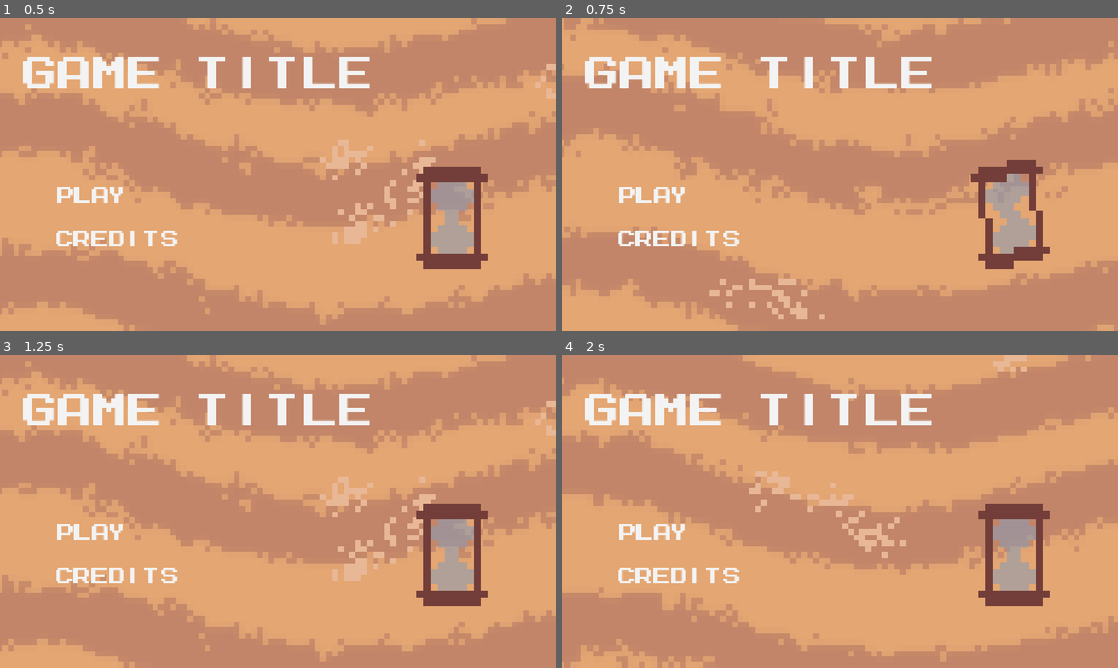
Above: before the commit, frames 1-4 (two rows, left to right).
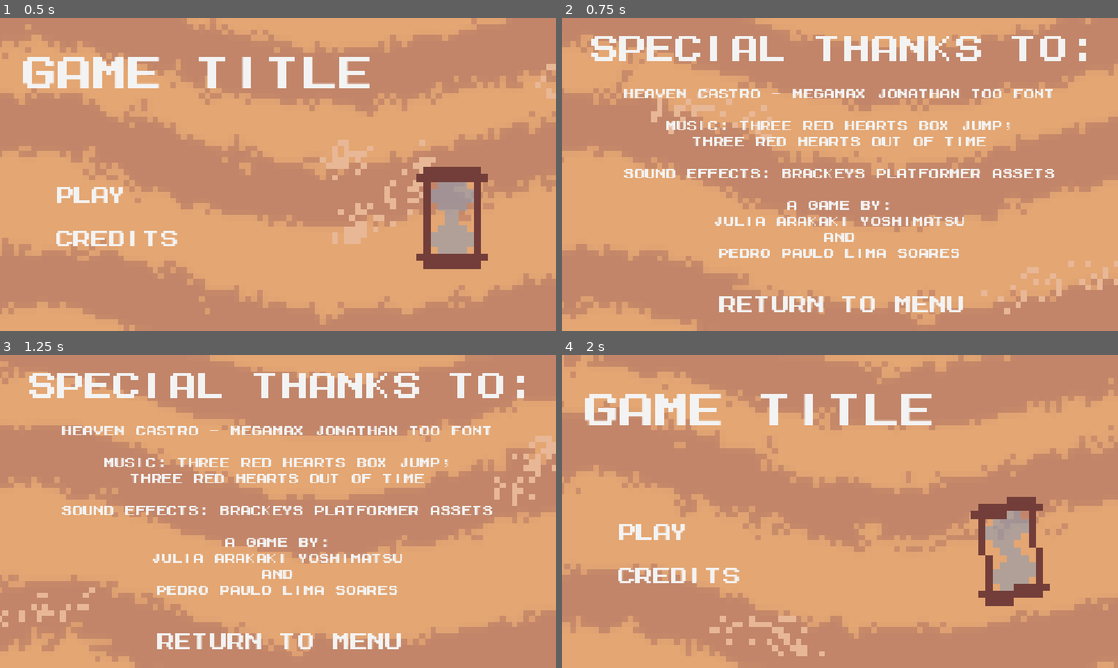
Above: after the commit, the same moments.

Repository: Pedso18/GMTK2026_JUPE
Game: Godot game, scene res://scenes/startMenu.tscn
The game is run twice, just before and just after one commit, with the same random seed, the same clock (stepped at 60 frames per second) and the same inputs. Sound files missing from this copy of the repository are replaced by a short silence.
Inputs (mouse positions are in pixels of both pictures, inside the frame that each line leads up to):
- Up to frame 1 (0.5 s): no input
- Up to frame 2 (0.75 s): click "Credits" at 0.5 s
- Up to frame 3 (1.25 s): no input
- Up to frame 4 (2 s): click (834, 646) at 1.25 s, where only the run after the commit has a clickable "Return to Menu"

Frame 1 is identical in both runs. In frame 2, 39% of the frame differs, in the area x 0-100%, y 0-100%; in frame 3, 26%; in frame 4, 36%.

Commit message:
brilho adicionado para destacar os baldes

Diff:
--- /dev/null
+++ b/scenes/creditsScreen.tscn
@@ -0,0 +1,151 @@
+[gd_scene format=3 uid="uid://cepadmwjibrv"]
+
+[ext_resource type="Texture2D" uid="uid://clmhvwl15npnw" path="res://sprites/sandBackground.png" id="1_i4786"]
+[ext_resource type="FontFile" uid="uid://d3fufqskmjou1" path="res://MegamaxJonathanToo-YqOq2.ttf" id="2_iimxu"]
+[ext_resource type="Script" uid="uid://d3i1ql0y830ml" path="res://scripts/creditsScreen.gd" id="3_i4786"]
+
+[sub_resource type="AtlasTexture" id="AtlasTexture_kex4t"]
+atlas = ExtResource("1_i4786")
+region = Rect2(0, 0, 128, 64)
+
+[sub_resource type="AtlasTexture" id="AtlasTexture_jf84i"]
+atlas = ExtResource("1_i4786")
+region = Rect2(128, 0, 128, 64)
+
+[sub_resource type="AtlasTexture" id="AtlasTexture_bn6oj"]
+atlas = ExtResource("1_i4786")
+region = Rect2(256, 0, 128, 64)
+
+[sub_resource type="AtlasTexture" id="AtlasTexture_om28l"]
+atlas = ExtResource("1_i4786")
+region = Rect2(384, 0, 128, 64)
+
+[sub_resource type="AtlasTexture" id="AtlasTexture_ro2bu"]
+atlas = ExtResource("1_i4786")
+region = Rect2(512, 0, 128, 64)
+
+[sub_resource type="AtlasTexture" id="AtlasTexture_1wdl3"]
+atlas = ExtResource("1_i4786")
+region = Rect2(640, 0, 128, 64)
+
+[sub_resource type="SpriteFrames" id="SpriteFrames_ckbq5"]
+animations = [{
+"frames": [{
+"duration": 1.0,
+"texture": SubResource("AtlasTexture_kex4t")
+}, {
+"duration": 1.0,
+"texture": SubResource("AtlasTexture_jf84i")
+}, {
+"duration": 1.0,
+"texture": SubResource("AtlasTexture_bn6oj")
+}, {
+"duration": 1.0,
+"texture": SubResource("AtlasTexture_om28l")
+}, {
+"duration": 1.0,
+"texture": SubResource("AtlasTexture_ro2bu")
+}, {
+"duration": 1.0,
+"texture": SubResource("AtlasTexture_1wdl3")
+}],
+"loop": 1,
+"name": &"default",
+"speed": 7.0
+}]
+
+[sub_resource type="LabelSettings" id="LabelSettings_vgkt6"]
+font = ExtResource("2_iimxu")
+font_size = 80
+font_color = Color(0.9529003, 0.9529003, 0.9529003, 1)
+
+[sub_resource type="LabelSettings" id="LabelSettings_8lv2o"]
+font = ExtResource("2_iimxu")
+font_size = 30
+font_color = Color(0.9529003, 0.9529003, 0.9529003, 1)
+
+[sub_resource type="LabelSettings" id="LabelSettings_b7irm"]
+font = ExtResource("2_iimxu")
+font_size = 50
+font_color = Color(0.9529003, 0.9529003, 0.9529003, 1)
+
+[node name="CreditsScreen" type="Node2D" unique_id=1192922955]
+
+[node name="AnimatedSprite2D" type="AnimatedSprite2D" parent="." unique_id=1142943210]
+texture_filter = 1
+position = Vector2(628, 324)
+scale = Vector2(12, 12)
+sprite_frames = SubResource("SpriteFrames_ckbq5")
+autoplay = "default"
+
+[node name="Control" type="Control" parent="." unique_id=528824883]
+layout_mode = 3
+anchors_preset = 0
+offset_right = 40.0
+offset_bottom = 40.0
+
+[node name="specialThanks" type="Label" parent="Control" unique_id=1699525273]
+texture_filter = 1
+layout_mode = 1
+anchors_preset = -1
+anchor_left = 1.5250001
+anchor_top = 0.5
+anchor_right = 27.7
+anchor_bottom = 3.1250002
+offset_top = 4.0
+text = "special thanks to:"
+label_settings = SubResource("LabelSettings_vgkt6")
+horizontal_alignment = 1
+
+[node name="credits" type="Label" parent="Control" unique_id=1482628385]
+texture_filter = 1
+layout_mode = 1
+anchors_preset = -1
+anchor_left = 2.4
+anchor_top = 3.5500002
+anchor_right = 26.400002
+anchor_bottom = 14.200001
+offset_bottom = -8.0
+text = "Heaven Castro - Megamax Jonathan Too Font
+
+Music: Three red hearts box jump;
+three red hearts out of time
+
+sound effects: brackeys platformer assets
+
+a game by:
+julia arakaki yoshimatsu
+and
+pedro paulo lima soares"
+label_settings = SubResource("LabelSettings_8lv2o")
+horizontal_alignment = 1
+autowrap_mode = 3
+script = ExtResource("3_i4786")
+
+[node name="BackToMenu" type="Button" parent="Control" unique_id=1861607553]
+layout_mode = 1
+anchors_preset = -1
+anchor_left = 7.3750005
+anchor_top = 14.200001
+anchor_right = 20.725
+anchor_bottom = 16.0
+offset_left = -3.0517578e-05
+flat = true
+
+[node name="PlayLabel" type="Label" parent="Control/BackToMenu" unique_id=1267918689]
+texture_filter = 1
+layout_mode = 1
+anchors_preset = -1
+anchor_left = 0.021000002
+anchor_top = -0.11100001
+anchor_right = 1.062
+anchor_bottom = 0.98
+offset_left = 5.5600224
+offset_top = 7.9919853
+offset_right = -12.952057
+offset_bottom = 0.0069885254
+text = "Return to Menu"
+label_settings = SubResource("LabelSettings_b7irm")
+horizontal_alignment = 1
+
+[connection signal="pressed" from="Control/BackToMenu" to="Control/credits" method="_on_back_to_menu_button_pressed"]
--- a/scenes/node_2d.tscn
+++ b/scenes/node_2d.tscn
@@ -21,7 +21,9 @@
 [ext_resource type="PackedScene" uid="uid://kv830umjxgrv" path="res://scenes/sandSpawner.tscn" id="14_ey6mn"]
 [ext_resource type="Texture2D" uid="uid://bmwnj156ee2er" path="res://sprites/sandSpawners/catBox.png" id="15_2sxpt"]
 [ext_resource type="AudioStream" uid="uid://32rqkdb304w4" path="res://music/Three Red Hearts - Box Jump.ogg" id="20_k6u5g"]
+[ext_resource type="Texture2D" uid="uid://c2rfoprfxj75x" path="res://sprites/sandSpawners/couch.png" id="23_ey6mn"]
 [ext_resource type="Texture2D" uid="uid://cyix85jr150vc" path="res://sprites/sandSpawners/sandPile.png" id="23_pblkq"]
+[ext_resource type="Texture2D" uid="uid://bcsbghtcggal0" path="res://sprites/sandSpawners/flowerPot.png" id="25_22dhx"]
 
 [sub_resource type="AtlasTexture" id="AtlasTexture_ta5nu"]
 atlas = ExtResource("6_x0ka3")
@@ -523,6 +525,24 @@
 position = Vector2(-378, 287)
 texture = ExtResource("23_pblkq")
 
+[node name="Couch" type="Sprite2D" parent="." unique_id=91223924]
+texture_filter = 1
+position = Vector2(152, 1115)
+scale = Vector2(5, 5)
+texture = ExtResource("23_ey6mn")
+
+[node name="FlowerPot" type="Sprite2D" parent="." unique_id=727830438]
+texture_filter = 1
+position = Vector2(1175, -347.00003)
+scale = Vector2(3, 3)
+texture = ExtResource("25_22dhx")
+
+[node name="FlowerPot2" type="Sprite2D" parent="." unique_id=94775322]
+texture_filter = 1
+position = Vector2(1102, -473)
+scale = Vector2(3, 3)
+texture = ExtResource("25_22dhx")
+
 [connection signal="body_entered" from="PlayerBody/detectionArea" to="PlayerBody/detectionArea" method="_on_body_entered"]
 [connection signal="body_exited" from="PlayerBody/detectionArea" to="PlayerBody/detectionArea" method="_on_body_exited"]
 [connection signal="body_entered" from="SandRb1" to="PlayerBody" method="_on_sand_rb_body_entered"]
--- a/scenes/sand_rb.tscn
+++ b/scenes/sand_rb.tscn
@@ -2,7 +2,14 @@
 
 [ext_resource type="Script" uid="uid://ci5cdm7cuqgu6" path="res://scripts/sand_rb.gd" id="1_bl23f"]
 [ext_resource type="Texture2D" uid="uid://wx35km4vegh6" path="res://sprites/sandBucketIcon.png" id="1_je4ec"]
+[ext_resource type="Shader" uid="uid://dsyiy7lvhfjp8" path="res://shaders/sandGlow.gdshader" id="2_4kmqq"]
 [ext_resource type="AudioStream" uid="uid://bmtw7ikuhdpky" path="res://sounds/coin.wav" id="3_soss4"]
+
+[sub_resource type="ShaderMaterial" id="ShaderMaterial_diulx"]
+shader = ExtResource("2_4kmqq")
+shader_parameter/glow_color = Color(0.9, 0.9, 0.8, 0.1)
+shader_parameter/glow_thickness = 1.0
+shader_parameter/glow_intensity = 3.79600018031
 
 [sub_resource type="AtlasTexture" id="AtlasTexture_rmmya"]
 atlas = ExtResource("1_je4ec")
@@ -49,11 +56,13 @@
 [node name="AnimatedSprite2D" type="AnimatedSprite2D" parent="." unique_id=1418944464]
 z_index = 1
 texture_filter = 1
+material = SubResource("ShaderMaterial_diulx")
 scale = Vector2(2.9375, 2.59375)
 sprite_frames = SubResource("SpriteFrames_nthwk")
 autoplay = "default"
 
 [node name="CollisionShape2D" type="CollisionShape2D" parent="." unique_id=1265872496]
+visible = false
 position = Vector2(-1, 0)
 shape = SubResource("CircleShape2D_uqtng")
 
--- a/scripts/GameManager.gd
+++ b/scripts/GameManager.gd
@@ -122,7 +122,7 @@
 # Called every frame. 'delta' is the elapsed time since the previous frame.
 func _process(delta: float) -> void:
 
-	timeLeft -= delta
+	timeLeft -= delta + delta * 0.2 * score / 6000
 	if(timeLeft <= 0 and alive):
 		alive = false
 		get_tree().change_scene_to_file("res://scenes/finalScreen.tscn")
--- /dev/null
+++ b/scripts/creditsScreen.gd
@@ -0,0 +1,7 @@
+extends Label
+
+
+
+func _on_back_to_menu_button_pressed() -> void:
+	get_tree().change_scene_to_file("res://scenes/startMenu.tscn")
+	pass # Replace with function body.
--- a/scripts/play_button.gd
+++ b/scripts/play_button.gd
@@ -1,7 +1,7 @@
 extends Button
 
 func _on_credits_button_pressed() -> void:
-	print("credits")
+	get_tree().change_scene_to_file("res://scenes/creditsScreen.tscn")
 	pass # Replace with function body.
 
 
--- a/scripts/playerDetectionArea.gd
+++ b/scripts/playerDetectionArea.gd
@@ -2,6 +2,7 @@
 
 var isCloseToHourglassTable = false;
 var amountOfSand = 0;
+const TEMPO_POR_BALDE = 20
 
 func _on_body_entered(body: Node2D) -> void:
 	print("body entered:", body.name)
@@ -34,7 +35,7 @@
 
 	# Se houver pelo menos uma areia seguindo o jogador:
 	if areias_para_entregar.size() > 0:
-		var tempo_total_adicionado = areias_para_entregar.size() * 12 # o 12 é quanto cada areia vale, sujeito a mudanças
+		var tempo_total_adicionado = areias_para_entregar.size() * TEMPO_POR_BALDE
 		$AudioStreamPlayer2D.play()
 
 
--- /dev/null
+++ b/shaders/sandGlow.gdshader
@@ -0,0 +1,26 @@
+shader_type canvas_item;
+
+uniform vec4 glow_color : source_color = vec4(0.9, 0.9, 0.8, 0.1);
+uniform float glow_thickness : hint_range(0.0, 10.0) = 1.0;
+uniform float glow_intensity : hint_range(0.0, 5.0) = 1.5;
+
+void fragment() {
+    vec4 tex_color = texture(TEXTURE, UV);
+    vec2 size = TEXTURE_PIXEL_SIZE * glow_thickness;
+
+    // Sample surrounding pixels to detect edges
+    float alpha = 0.0;
+    for (float x = -1.0; x <= 1.0; x += 1.0) {
+        for (float y = -1.0; y <= 1.0; y += 1.0) {
+            if (x == 0.0 && y == 0.0) continue;
+            alpha += texture(TEXTURE, UV + vec2(x, y) * size).a;
+        }
+    }
+
+    // Smooth and scale the halo outline
+    alpha = clamp(alpha, 0.0, 1.0);
+    vec4 glow = glow_color * alpha * glow_intensity;
+
+    // Layer the original sprite on top of the glowing aura
+    COLOR = mix(glow, tex_color, tex_color.a);
+}
Not shown, added: scripts/creditsScreen.gd.uid
Not shown, added: shaders/sandGlow.gdshader.uid
Binary file added: sprites/sandSpawners/couch.png
Not shown, added: sprites/sandSpawners/couch.png.import
Binary file added: sprites/sandSpawners/flowerPot.png
Not shown, added: sprites/sandSpawners/flowerPot.png.import
